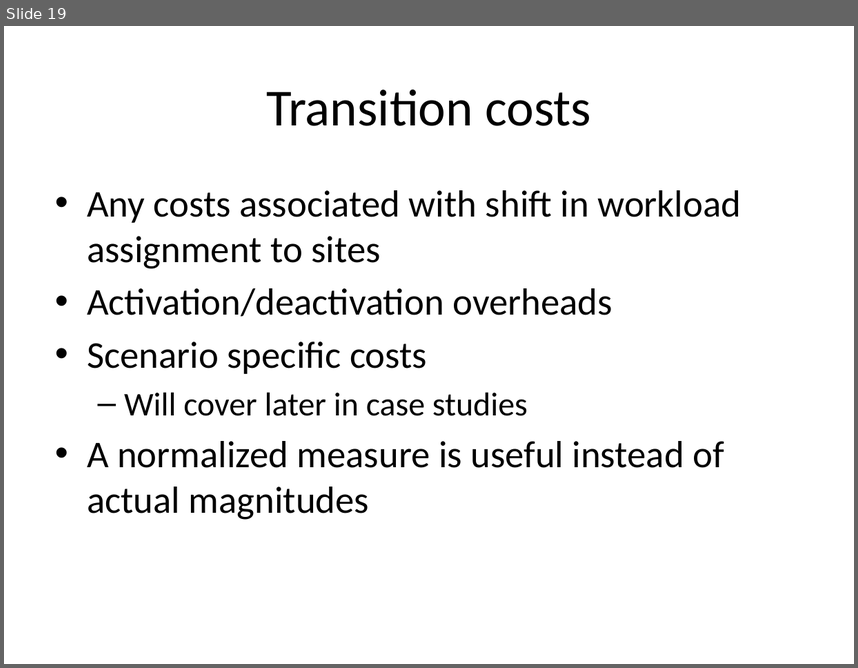
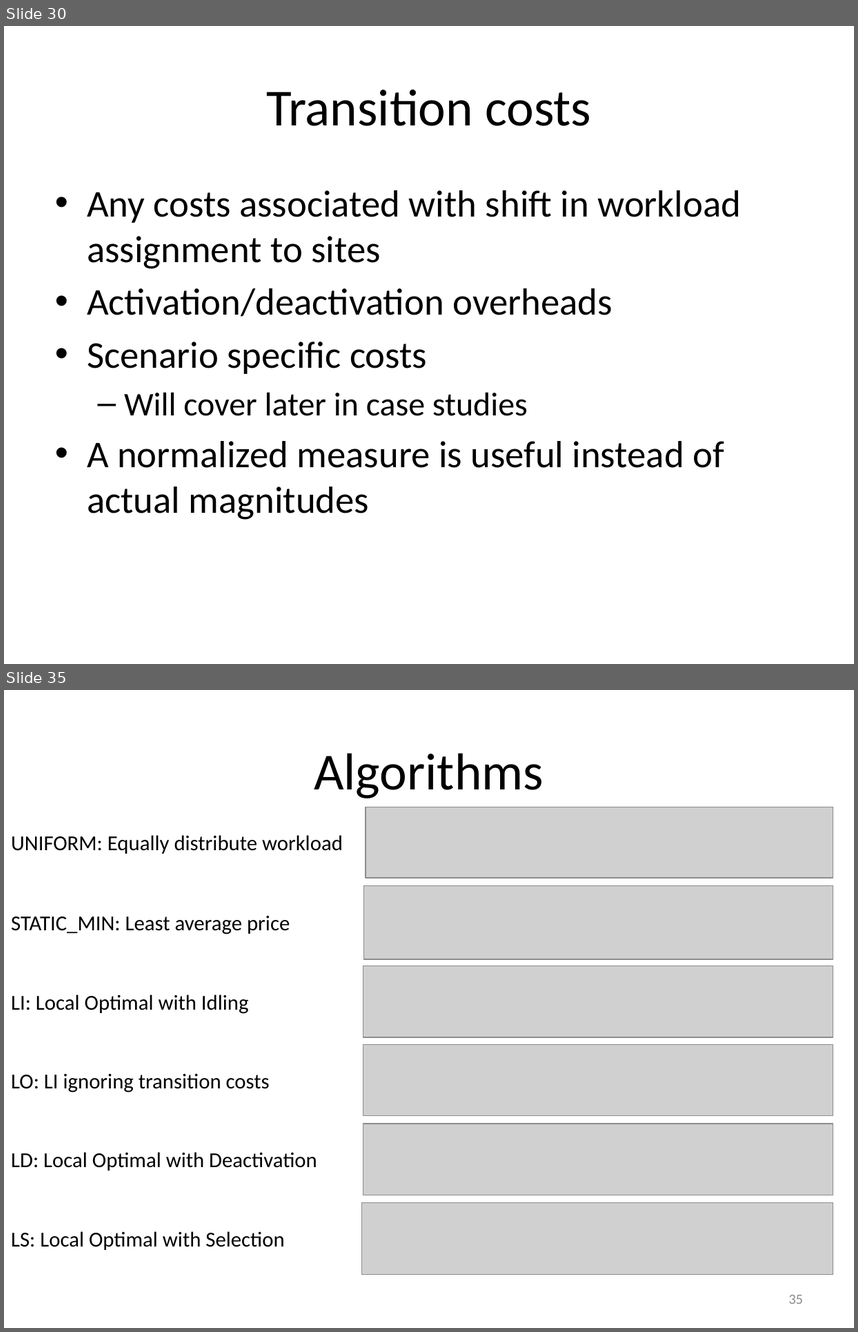
Before and after one commit to msaqib/Dissertation, a slide deck: RED-BL.pptx. Shown one above the other, each under a label of ours: slide 19 before the commit, slides 30 and 35 after it; the slides between them are not shown. The pictures are 858x668 and 858x1332 pixels, drawn with LibreOffice and Linux fonts; fonts in the diff are those of the drawing; grey boxes stand for pictures. Boxes give left, top, right and bottom in pixels: in the first picture for what was removed or moved away, otherwise in the second. Text is boxed around its words. In the diff, an @@ line names an element or a change of style, - is before the commit and + after.

```diff
--- a/RED-BL.pptx
+++ b/RED-BL.pptx
@@ slide 35 added at [4,690,854,1328], background #FFFFFF @@
@@ title added at [314,753,544,798], 44 pt, text #000000 @@
+Algorithms
@@ picture added at [366,807,833,877] @@
@@ text added at [11,835,343,854], 18 pt, text #000000 @@
+UNIFORM: Equally distribute workload
@@ picture added at [363,885,833,958] @@
@@ text added at [11,916,290,934], 18 pt, text #000000 @@
+STATIC_MIN: Least average price
@@ picture added at [363,965,833,1037] @@
@@ text added at [11,994,249,1014], 18 pt, text #000000 @@
+LI: Local Optimal with Idling
@@ picture added at [363,1045,833,1116] @@
@@ text added at [11,1073,270,1092], 18 pt, text #000000 @@
+LO: LI ignoring transition costs
@@ picture added at [363,1123,833,1195] @@
@@ text added at [11,1152,317,1170], 18 pt, text #000000 @@
+LD: Local Optimal with Deactivation
@@ picture added at [362,1203,833,1274] @@
@@ text added at [11,1231,284,1250], 18 pt, text #000000 @@
+LS: Local Optimal with Selection
@@ page number added at [789,1294,803,1303], 12 pt, text #8C8C8C @@
+35
@@ what was slide 19 is now slide 30 @@
```
Also in this commit, not shown: 3 slides changed, 25 other slides added, 1 slide removed.
